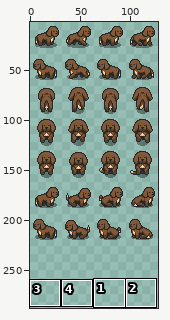
A sprite sheet gets an edit: DoggyLifeGodot/scenes/room/dogs/images/spaniel-brown.png. The first picture is a wide view before the edit; the outline marks the close-up.
Close-up. First the earlier version:
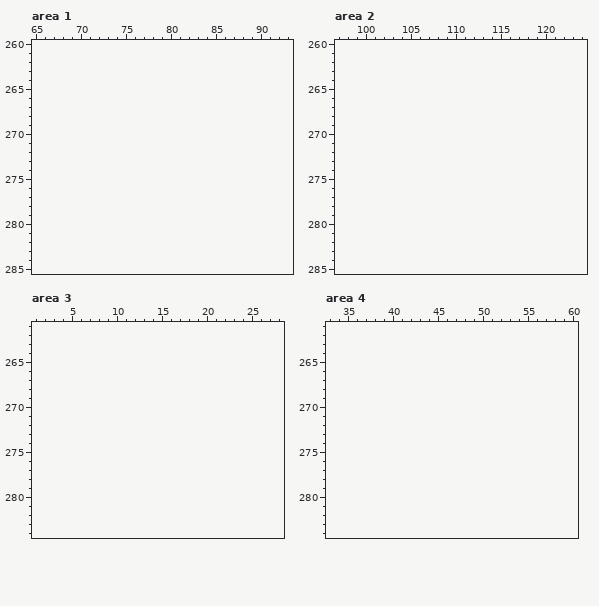
The file is 128x224 pixels. Shown: area 1: x 65..93, y 260..285; area 2: x 97..124, y 260..285; area 3: x 1..28, y 261..284; area 4: x 33..60, y 261..284. The old version is drawn lined up with the new one, on the new canvas. The wide view leaves out empty margins. The commit also changed other parts of the picture, which this record leaves out.
And afterwards:
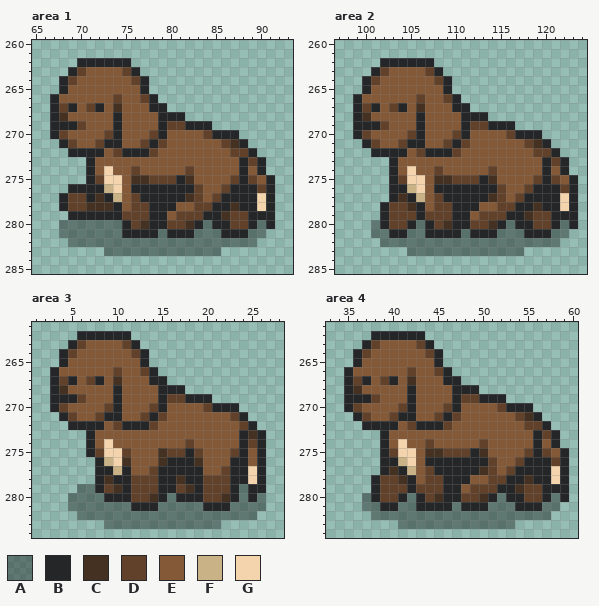
Palette (. is transparent): A #0000005d  B #252628  C #443122  D #61412a  E #845937  F #c9b285  G #f4d4ad
Changes in this commit:
canvas 128x224 -> 128x288
Area 1:
y 262: x 70..75 ...... -> BBBBBB
y 263: x 69..76 ........ -> BDEEEEDB
y 264: x 68..77 .......... -> BDEEEEEEDB
y 265: x 68..77 .......... -> BEEEEEEEEB
y 266: x 67..78 ............ -> BEEEEEEDEEDB
y 267: x 67..79 ............. -> BDBEDBECEEEBB
y 268: x 67..81 ............... -> BCEEEEEBEEEEBBB
y 269: x 67..84 .................. -> BBBDEEEBEEEEBDDBBB
y 270: x 67..87 ..................... -> BDEEEEDBEEEDBEEEEDBBB
y 271: x 68..88 ..................... -> BDEEDBBEEDBDEEEEEEDCB
y 272: x 69..89 ..................... -> BBBBEDBBBDEEEEEEEEDDB
y 273: x 71..90 .................... -> BEEEEEEEEEEEEEEEEBDB
y 274: x 71..90 .................... -> BEGEEDEEEEEDEEEEEBEB
y 275: x 71..91 ..................... -> BDGGECCDDDBCEEEEDBDEB
y 276: x 69..91 ....................... -> BBBBFGEBBBBBBBDEEDBBBDB
y 277: x 68..91 ........................ -> BDDBCBFEDBBBBBCDEDBBBBGB
y 278: x 68..91 ........................ -> BDDCCCBEDDBBBEEDDBBCBBGB
y 279: x 69..91 ....................... -> BBBBBBDDDBBEDDDBBCDDBBB
y 280: x 68..91 ........................ -> AAAAAAABDCBBDDCBABBDDBAB
y 281: x 68..90 ....................... -> AAAAAAABBBBABBBAAABBBAA
y 282: x 69..89 ..................... -> AAAAAAAAAAAAAAAAAAAAA
y 283: x 73..85 ............. -> AAAAAAAAAAAAA
Area 2:
y 262: x 102..107 ...... -> BBBBBB
y 263: x 101..108 ........ -> BDEEEEDB
y 264: x 100..109 .......... -> BDEEEEEEDB
y 265: x 100..109 .......... -> BEEEEEEEEB
y 266: x 99..110 ............ -> BEEEEEEDEEDB
y 267: x 99..111 ............. -> BDBEDBECEEEBB
y 268: x 99..113 ............... -> BCEEEEEBEEEEBBB
y 269: x 99..116 .................. -> BBBDEEEBEEEEBDDBBB
y 270: x 99..119 ..................... -> BDEEEEDBEEEDBEEEEDBBB
y 271: x 100..120 ..................... -> BDEEDBBEEDBDEEEEEEDCB
y 272: x 101..121 ..................... -> BBBBEDBBBDEEEEEEEEDDB
y 273: x 103..122 .................... -> BEEEEEEEEEEEEEEEEBDB
y 274: x 103..122 .................... -> BEGEEDEEEEEDEEEEEBEB
y 275: x 103..123 ..................... -> BDGGECCDDDBCEEEEDBDEB
y 276: x 103..123 ..................... -> BBFGEBBBBBBBDEEDBBBDB
y 277: x 103..123 ..................... -> BCBFEDBBBBBCDEDBBBBGB
y 278: x 102..123 ...................... -> BDDCBEDDBBBEEDDBBCBBGB
y 279: x 102..123 ...................... -> BDDDBDDDBBEDDDBBCDDBBB
y 280: x 101..123 ....................... -> ABDDBABDCBBDDCBABBDDBAB
y 281: x 101..122 ...................... -> AABBAABBBBABBBAAABBBAA
y 282: x 102..121 .................... -> AAAAAAAAAAAAAAAAAAAA
y 283: x 105..117 ............. -> AAAAAAAAAAAAA
Area 3:
y 262: x 6..11 ...... -> BBBBBB
y 263: x 5..12 ........ -> BDEEEEDB
y 264: x 4..13 .......... -> BDEEEEEEDB
y 265: x 4..13 .......... -> BEEEEEEEEB
y 266: x 3..14 ............ -> BEEEEEEDEEDB
y 267: x 3..15 ............. -> BDBEDBECEEEBB
y 268: x 3..17 ............... -> BCEEEEEBEEEEBBB
y 269: x 3..20 .................. -> BBBDEEEBEEEEBDDBBB
y 270: x 3..23 ..................... -> BDEEEEDBEEEDBEEEEDBBB
y 271: x 4..24 ..................... -> BDEEDBBEEDBDEEEEEEEDB
y 272: x 5..25 ..................... -> BBBBEDBBBDEEEEEEEEEDB
y 273: x 7..26 .................... -> BEEEEEEEEEEEEEEEEBCB
y 274: x 7..26 .................... -> BEGEEEEEEEEDEEEEEBDB
y 275: x 7..26 .................... -> BDGGDEEECDDBDEEEDBEB
y 276: x 8..26 ................... -> BFGCEEECBBBCEEEBBEB
y 277: x 8..26 ................... -> BBFBEEDBBBBBEEDBBGB
y 278: x 8..26 ................... -> BCBBDDDBBCBBDDDBBGB
y 279: x 6..26 ..................... -> AABDCBDDDBBDCBDDDBABB
y 280: x 5..26 ...................... -> AAAABBBDDCBABBBDDCBABA
y 281: x 5..26 ...................... -> AAAAAAABBBAAAAABBBAAAA
y 282: x 6..25 .................... -> AAAAAAAAAAAAAAAAAAAA
y 283: x 9..21 ............. -> AAAAAAAAAAAAA
Area 4:
y 262: x 38..43 ...... -> BBBBBB
y 263: x 37..44 ........ -> BDEEEEDB
y 264: x 36..45 .......... -> BDEEEEEEDB
y 265: x 36..45 .......... -> BEEEEEEEEB
y 266: x 35..46 ............ -> BEEEEEEDEEDB
y 267: x 35..47 ............. -> BDBEDBECEEEBB
y 268: x 35..49 ............... -> BCEEEEEBEEEEBBB
y 269: x 35..52 .................. -> BBBDEEEBEEEEBDDBBB
y 270: x 35..55 ..................... -> BDEEEEDBEEEDBEEEEDBBB
y 271: x 36..56 ..................... -> BDEEDBBEEDBDEEEEEEDCB
y 272: x 37..57 ..................... -> BBBBEDBBBDEEEEEEEEDDB
y 273: x 39..58 .................... -> BEEEEEEEEEEEEEEEEBDB
y 274: x 39..58 .................... -> BEGEEDEEEEEDEEEEEBEB
y 275: x 39..59 ..................... -> BDGGECCDDDBCEEEEDBDEB
y 276: x 39..59 ..................... -> BBFGEBBBBBBBDEEDBBBDB
y 277: x 39..59 ..................... -> BCBFEDBBBBBCDEDBBBBGB
y 278: x 38..59 ...................... -> BDDCBEDDBBBEEDDBBCBBGB
y 279: x 38..59 ...................... -> BDDDBDDDBBEDDDBBCDDBBB
y 280: x 37..59 ....................... -> ABDDBABDCBBDDCBABBDDBAB
y 281: x 37..58 ...................... -> AABBAABBBBABBBAAABBBAA
y 282: x 38..57 .................... -> AAAAAAAAAAAAAAAAAAAA
y 283: x 41..53 ............. -> AAAAAAAAAAAAA
Changed places in both close-ups, as pixel boxes (x1, y1, x2, y2):
added: (50, 58, 275, 256)
added: (353, 58, 578, 256)
added: (50, 331, 266, 529)
added: (344, 331, 569, 529)
